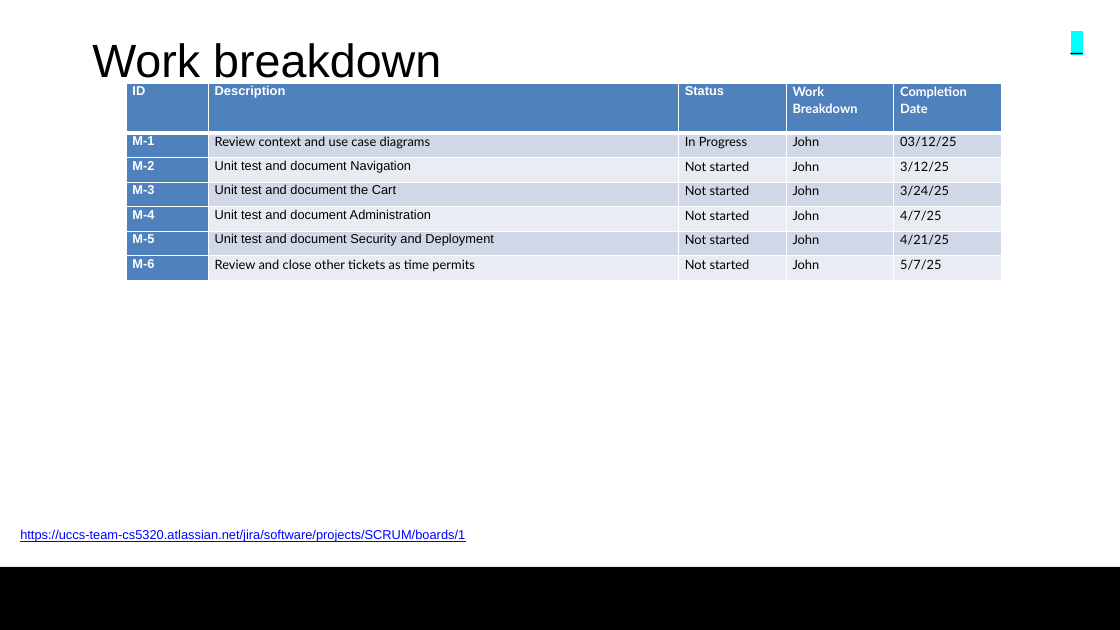
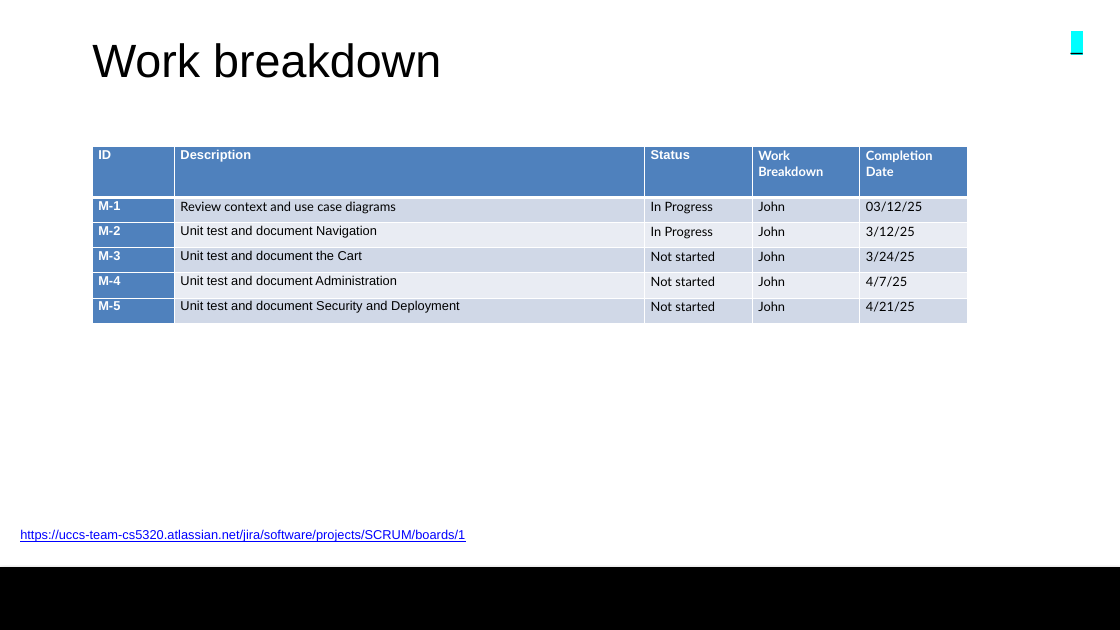
Before and after one commit to colby13king/cs5320-code, a slide deck: slide 6 of LicenseAssetManager/docs/Maintenance/MaintenancePresentation.pptx. Drawn at 1120x630 pixels with LibreOffice and Linux fonts; fonts in the diff are those of the drawing; background and template pictures are left out. Boxes give left, top, right and bottom in pixels: in the first picture for what was removed or moved away, otherwise in the second. Text is boxed around its words. In the diff, an @@ line names an element or a change of style, - is before the commit and + after.

```diff
--- a/LicenseAssetManager/docs/Maintenance/MaintenancePresentation.pptx
+++ b/LicenseAssetManager/docs/Maintenance/MaintenancePresentation.pptx
@@ table at [92, 146, 968, 323] @@
-row 3, column 3: Not started
+row 3, column 3: In Progress
-row 7: M-6 | Review and close other tickets as time permits | Not started | John | 5/7/25
@@ table: place and size @@
-table at [126, 83, 1002, 281]
+table at [92, 146, 968, 323]
```
Also in this commit, not shown: 1 slide added.
